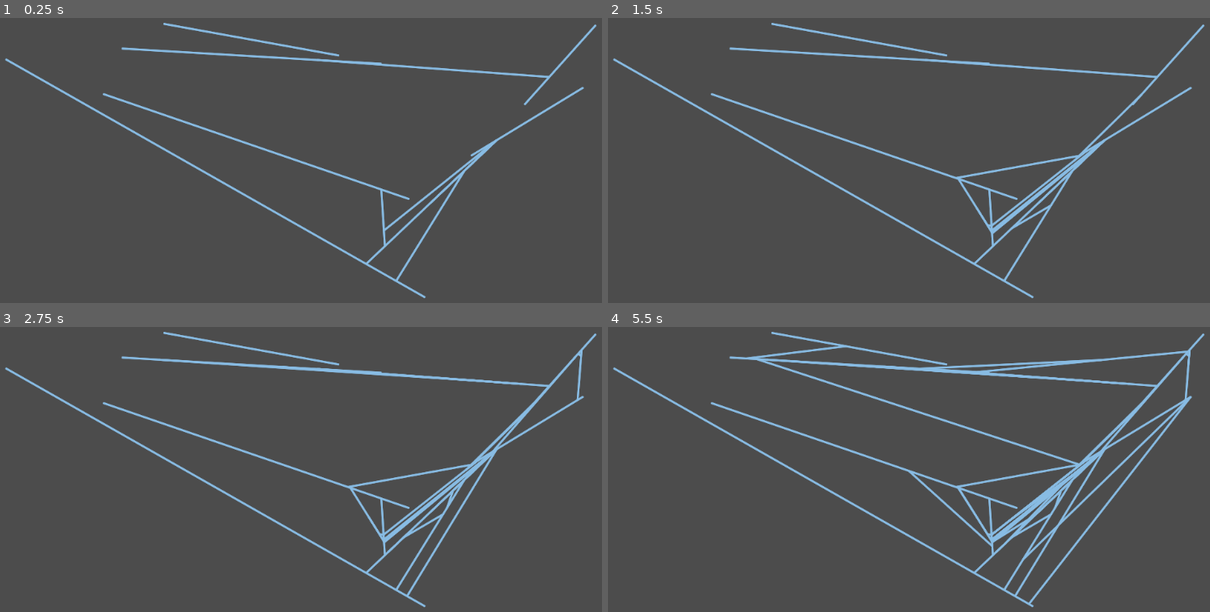
Above: before the commit, frames 1-4 (two rows, left to right).
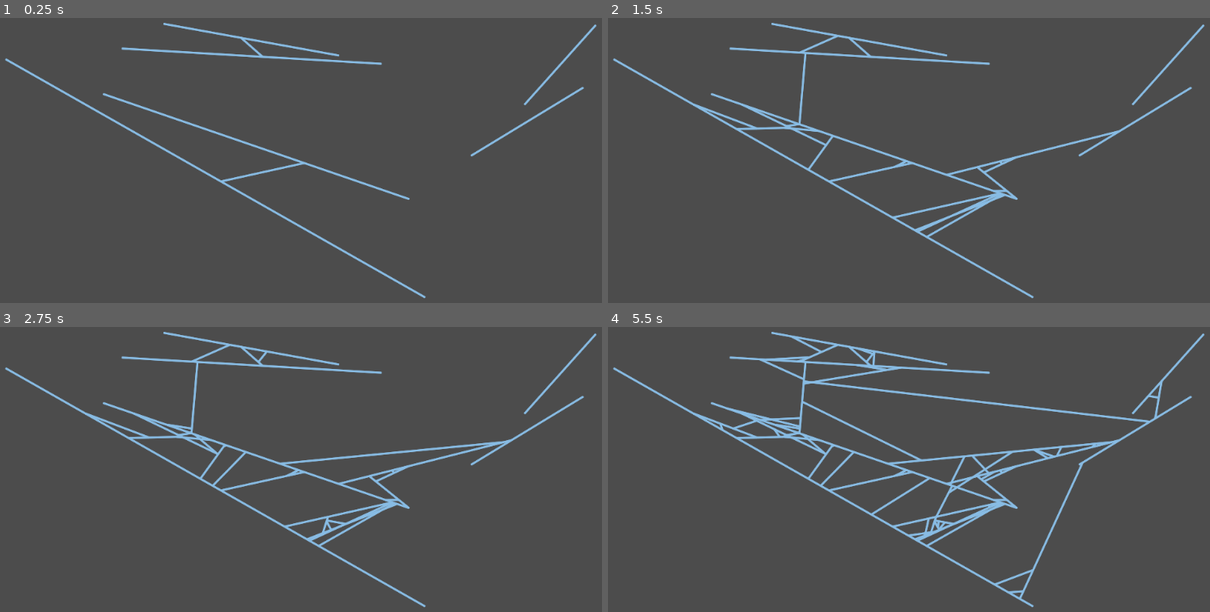
Above: after the commit, the same moments.

Repository: silvanocerza/tangler
Game: Godot game, scene res://Main.tscn
Two runs of this game, one before a commit and one after it. Both use one fixed random seed, a clock stepped at 60 frames per second and the inputs below.
Inputs:
- Up to frame 1 (0.25 s): no input
- Up to frame 2 (1.5 s): no input
- Up to frame 3 (2.75 s): tap Enter at 2 s
- Up to frame 4 (5.5 s): tap Space at 2.75 s

The runs differ from the first frame. In frame 1, 1.2% of the frame differs, in the area x 36-92%, y 7-93%; in frame 2, 3.4%; in frame 3, 4.6%; in frame 4, 8.5%, in the area x 14-97%, y 3-98%.

Commit message:
New method to create new lines

Diff:
--- a/Main.gd
+++ b/Main.gd
@@ -55,8 +55,7 @@
 	var intersect: bool = p >= 0 && p <= 1 && q >= 0 && q <= 1
 	return {'intersect': intersect, 'point': lerp(a0, a1, p)}
 
-# Called every frame. 'delta' is the elapsed time since the previous frame.
-func _process(delta) -> void:
+func create_line_v1() -> void:
 	# Creates new random line from existing
 	var candidate: Array = []
 	var edges: Array = graph.get_edges()
@@ -85,3 +84,46 @@
 		graph.add_edge(edge[0], candidate[i])
 		graph.add_edge(candidate[i], edge[1])
 	graph.add_edge(candidate[0], candidate[1])
+
+func create_line_v2() -> void:
+	# Creates random line
+	var x1: float = rand_range(0, max_x)
+	var y1: float = rand_range(0, max_y)
+	var x2: float = rand_range(0, max_x)
+	var y2: float = rand_range(0, max_y)
+	var candidate: Array = [Vector2(x1, y1), Vector2(x2, y2)]
+
+	var intersections: Array = []
+	var intersected_edges: Array = []
+	var edges: Array = graph.get_edges()
+	while intersections.size() != 2:
+		# Searches all intersections of candidate line
+		for edge in edges:
+			var i := intersect(candidate, edge)
+			if i['intersect']:
+				intersections.append(i['point'])
+				intersected_edges.append(edge)
+
+		# Sanity checks
+		if intersections.size() < 2:
+			return
+		elif intersections.size() == 2:
+			break
+
+		# Cut the candidate to two random intersections and start over
+		candidate[0] = intersections[randi() % intersections.size()]
+		candidate[1] = intersections[randi() % intersections.size()]
+		intersections.clear()
+		intersected_edges.clear()
+
+	for i in range(0, 2):
+		var edge: Array = intersected_edges[i]
+		graph.remove_edge(edge[0], edge[1])
+		graph.add_edge(edge[0], intersections[i])
+		graph.add_edge(intersections[i], edge[1])
+	graph.add_edge(intersections[0], intersections[1])
+
+# Called every frame. 'delta' is the elapsed time since the previous frame.
+func _process(delta) -> void:
+#	create_line_v1()
+	create_line_v2()
